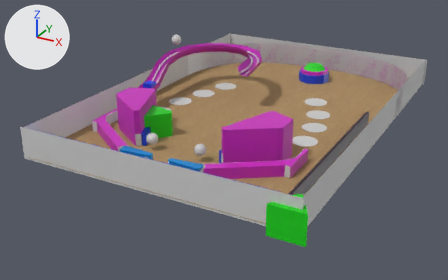
The COLLADA model output.dae: old version first, new version second.
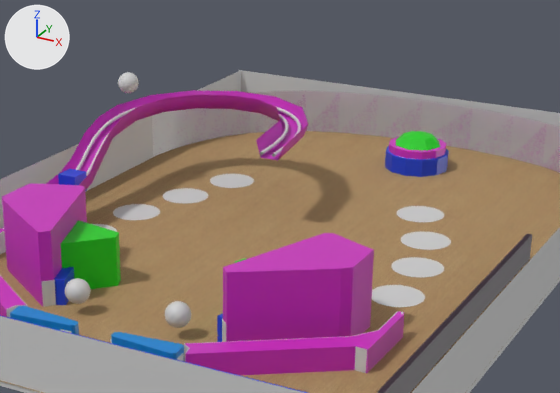
Each version appears first whole from a 50 mm lens placed at (12.38, -13.09, 5.7), pointed at (5.58, -0.72, -0.48), and next in a close-up on the part from 26% to 85% of the width and 0% to 67% of the height. The lights are fixed; the arrows at upper left show +X, +Y and +Z. Where no turn or scale is listed for an object, it has been applied to the vertices.

Names of what the first close-up shows: 'FORCE_002', 'LIGHT_000', 'LIGHT_001', 'LIGHT_002', 'LIGHT_003', 'LIGHT_004', 'LIGHT_005', 'LIGHT_006', 'LIGHT_007', 'PLANE_0', 'PLANE_1', 'PLANE_2', 'PLANE_3', 'PLANE_4', 'P__ramp_physics_alt_c__convert__decimate__apply', 'P_left_inlane', 'P_right_inlane', 'SWITCH_004', 'visual_shooter_lane', 'visual_top_rail'.
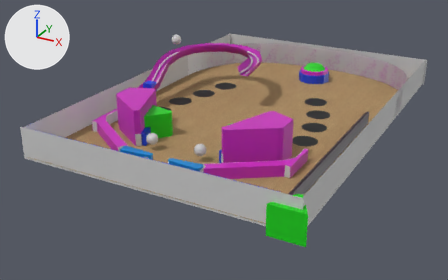
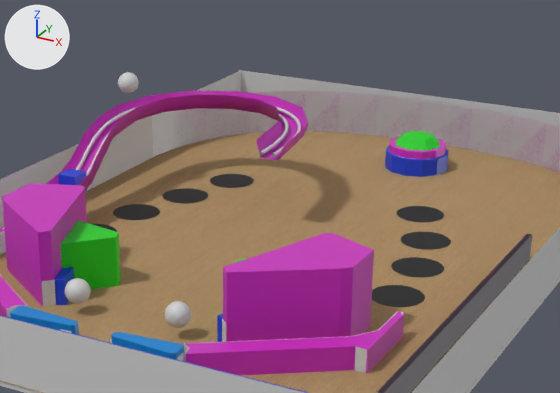
Changed parts and their boxes [x1, y1, x2, y2] in the close-ups (560 x 393 px):
'LIGHT_003', surface changed (grey to black)
    both: [372, 285, 425, 307]
'LIGHT_002', surface changed (grey to black)
    both: [391, 257, 444, 277]
'LIGHT_001', surface changed (grey to black)
    both: [401, 231, 451, 250]
'LIGHT_000', surface changed (grey to black)
    both: [397, 206, 444, 222]
'LIGHT_006', surface changed (grey to black)
    both: [113, 204, 160, 220]
'LIGHT_005', surface changed (grey to black)
    both: [163, 188, 208, 203]
'LIGHT_004', surface changed (grey to black)
    both: [210, 174, 254, 188]
'LIGHT_007', surface changed
    both: [93, 224, 117, 232]

What changed in the scene script:
```text
Add img_circle_insert_500_png:
    img_circle_insert_500_png = load_image('circle_insert_500.png', 'circle_insert_500.png', 128, 128, 'sRGB')
Add img_circle_insert_100_png:
    img_circle_insert_100_png = load_image('circle_insert_100.png', 'circle_insert_100.png', 128, 128, 'sRGB')
Change mat_circle_insert_100:
    remove mat_circle_insert_100.base_color = (0.64, 0.64, 0.64)  # light grey #d1d1d1
    add mat_circle_insert_100.texture = img_circle_insert_100_png
Change mat_circle_insert_500:
    remove mat_circle_insert_500.base_color = (0.64, 0.64, 0.64)  # light grey #d1d1d1
    add mat_circle_insert_500.texture = img_circle_insert_500_png
```
